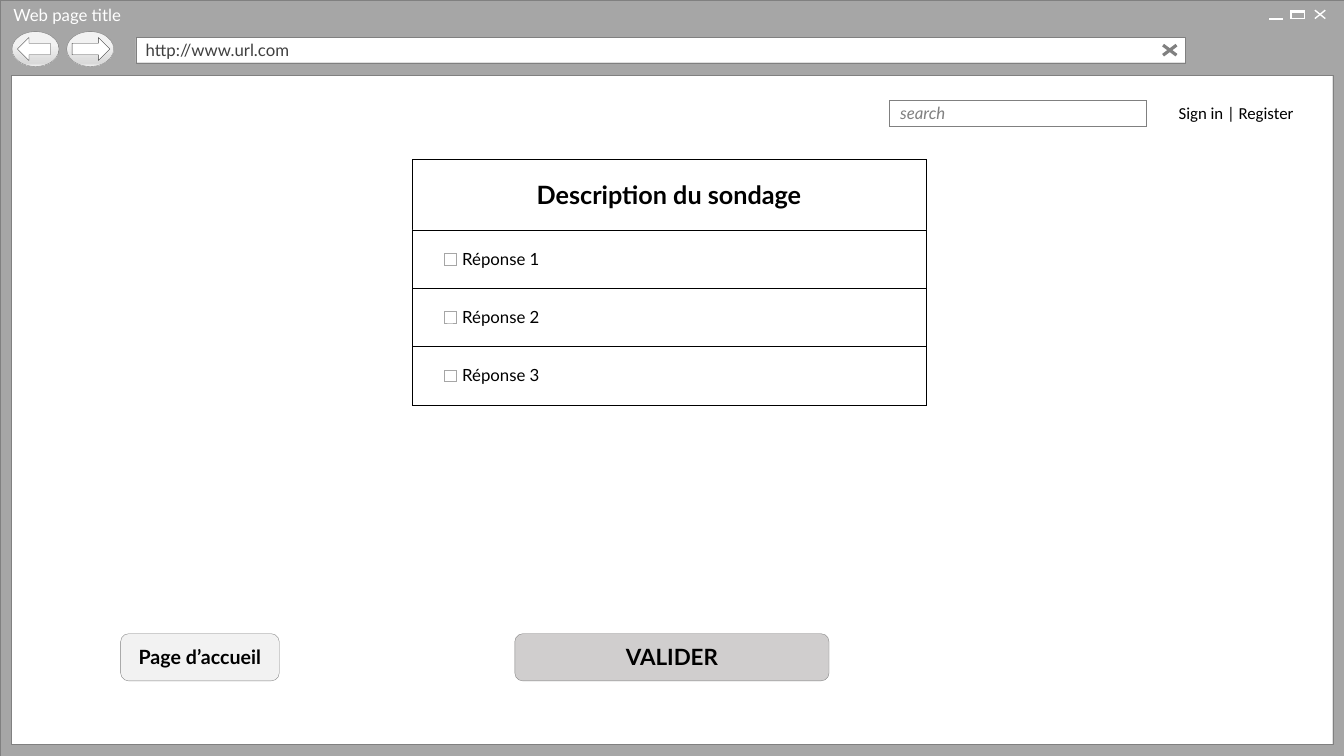
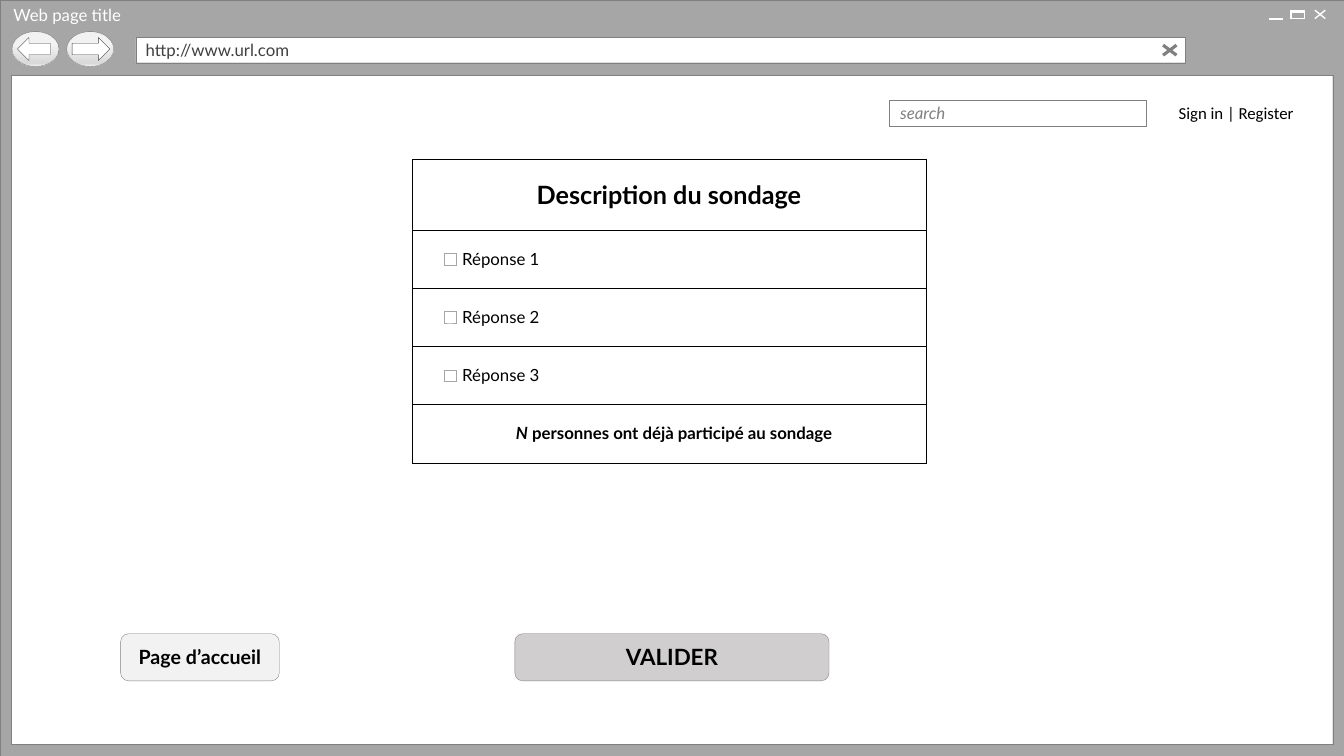
Before and after one commit to Holyz1988/PROJET1-ASP.NET, a slide deck: slide 21 of Page d’acceuil.pptx. Drawn at 1344x756 pixels with LibreOffice and Linux fonts; fonts in the diff are those of the drawing; background and template pictures are left out. Boxes give left, top, right and bottom in pixels: in the first picture for what was removed or moved away, otherwise in the second. Text is boxed around its words. In the diff, an @@ line names an element or a change of style, - is before the commit and + after.

```diff
--- a/Page d’acceuil.pptx
+++ b/Page d’acceuil.pptx
@@ rectangle added at [411, 404, 927, 463], fill #FFFFFF, outline #000000 0.25 pt @@
@@ text added at [516, 426, 832, 442], 12 pt, text #000000, bold @@
+N personnes ont déjà participé au sondage
```
Also in this commit, not shown: 12 other slides changed, 7 other files.
